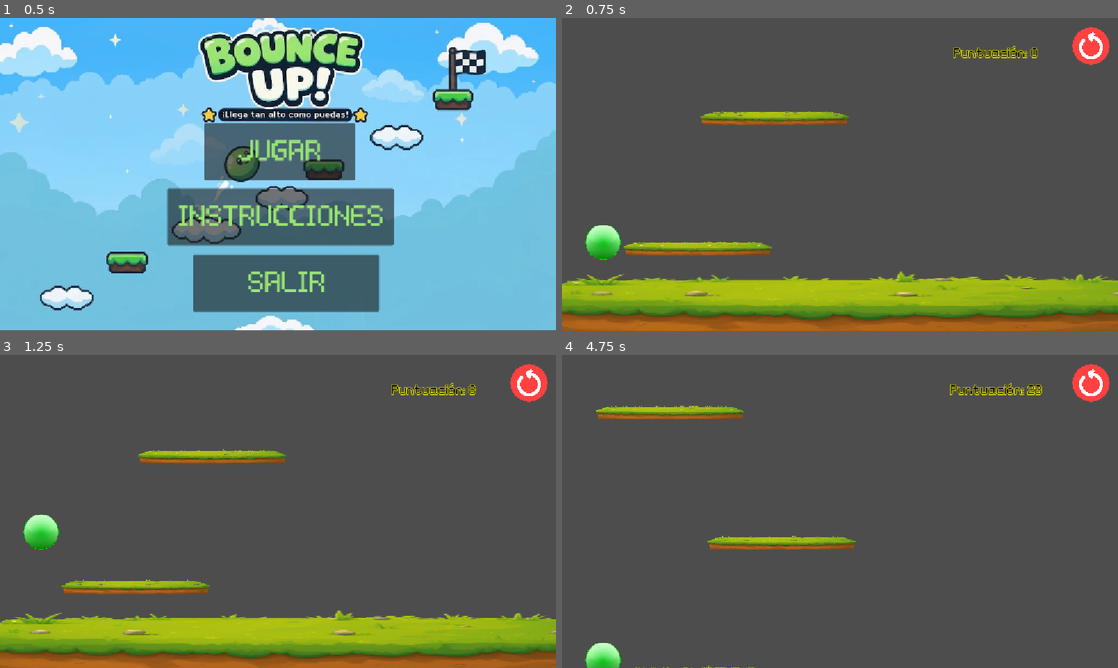
Above: before the commit, frames 1-4 (two rows, left to right).
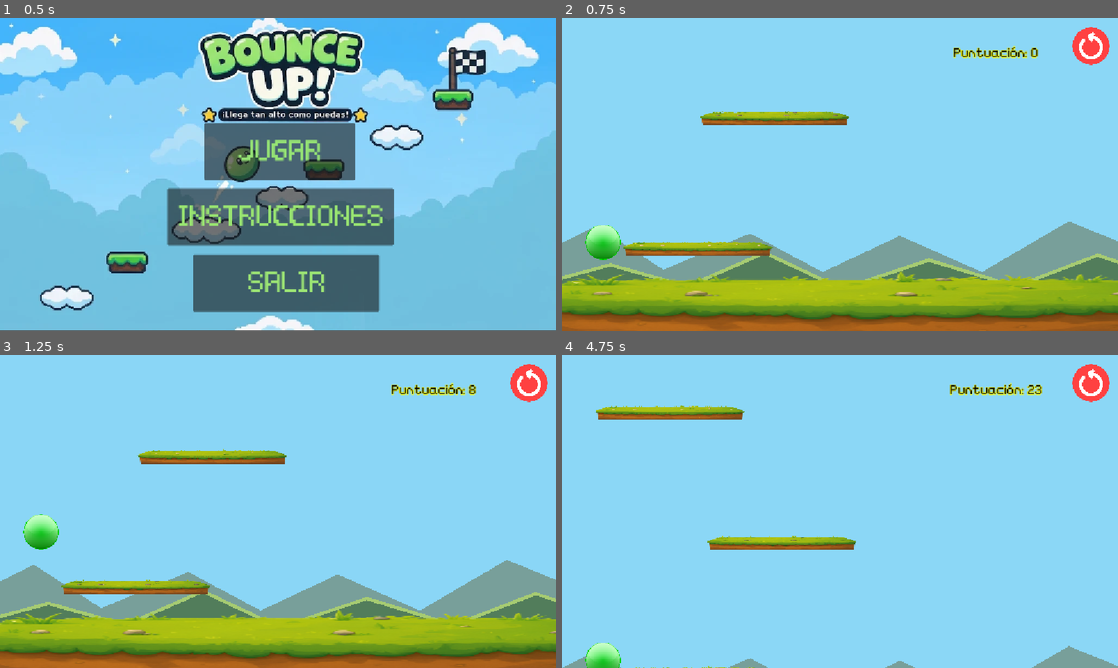
Above: after the commit, the same moments.

Repository: Miranda-511/Bounce-Up-
Game: Godot game, scene res://escenas/menu.tscn
Same seed, same stepped clock (60 frames per second), same inputs: the game is played once before the commit and once after it.
Inputs (mouse positions are in pixels of both pictures, inside the frame that each line leads up to):
- Up to frame 1 (0.5 s): no input
- Up to frame 2 (0.75 s): click "JUGAR" at 0.5 s
- Up to frame 3 (1.25 s): no input
- Up to frame 4 (4.75 s): click (1090, 383) at 1.25 s; click (1090, 383) at 2 s; click (1090, 383) at 2.75 s

Frame 1 is identical in both runs. In frame 2, 80% of the frame differs, in the area x 0-100%, y 0-85%; in frame 3, 80%; in frame 4, 97%, in the area x 0-100%, y 0-100%.
Error before the commit: Parse Error: Preload file "res://assets/red_flag.webp" does not exist. (res://escenas/background.tscn::GDScript_esbpa:6)

Commit message:
corrección de error debido a la ausencia del asset de la bandera

Diff:
--- a/escenas/background.tscn
+++ b/escenas/background.tscn
@@ -1,6 +1,4 @@
 [gd_scene format=3 uid="uid://bdaevce65k24h"]
-
-[ext_resource type="Texture2D" path="res://assets/red-flag-warning-symbol-red-flag-emoji-red-flags-in-relationships-png.webp" id="1_2gjhw"]
 
 [sub_resource type="GDScript" id="GDScript_esbpa"]
 resource_name = "bg"
@@ -9,7 +7,6 @@
 
 # TEXTURAS
 const CLOUD_TEXTURE = preload(\"res://assets/cloud.webp\")
-const FLAG_TEXTURE = preload(\"res://assets/red_flag.webp\")
 
 # NUBES
 const CLOUD_AHEAD = 1200.0
@@ -92,7 +89,6 @@
 	create_sky()
 	create_world_layers()
 	create_mountains()
-	create_flag()
 
 	# NUBES: EMPEZAR LEJOS DEL SUELO
 	next_cloud_y = start_y - CLOUDS_START_HEIGHT
@@ -727,29 +723,6 @@
 
 
 # ==================================
-# BANDERITA
-# ==================================
-
-func create_flag():
-
-	var flag = Sprite2D.new()
-
-	flag.name = \"goal_flag\"
-	flag.texture = FLAG_TEXTURE
-
-	flag.position = Vector2(613.0, -2040.0)
-
-	flag.scale = Vector2(
-		0.6228571,
-		0.6614286
-	)
-
-	flag.z_index = 4
-
-	add_child(flag)
-
-
-# ==================================
 # LIMPIEZA
 # ==================================
 
@@ -778,11 +751,3 @@
 
 [node name="background" type="Node2D" unique_id=33009793]
 script = SubResource("GDScript_esbpa")
-
-[node name="CanvasLayer2" type="CanvasLayer" parent="." unique_id=194765966]
-
-[node name="goal_flag_250" type="Sprite2D" parent="CanvasLayer2" unique_id=1206912782]
-top_level = true
-position = Vector2(613, -2040)
-scale = Vector2(0.6228571, 0.6614286)
-texture = ExtResource("1_2gjhw")
--- a/escenas/menu.tscn
+++ b/escenas/menu.tscn
@@ -5,22 +5,41 @@
 
 [sub_resource type="GDScript" id="GDScript_pv7or"]
 resource_name = "title screen"
-script/source = "extends Control
+script/source = "
+extends Control
 
-@onready var play = $play
-@onready var instructions = $instructions
-@onready var quit = $quit
+@onready var play = get_node_or_null(\"play\")
+@onready var instructions = get_node_or_null(\"instructions\")
+@onready var quit = get_node_or_null(\"quit\")
+
 
 func _ready():
-	play.pressed.connect(_on_play_pressed)
-	instructions.pressed.connect(_on_instructions_pressed)
-	quit.pressed.connect(_on_quit_pressed)
+	if play:
+		play.pressed.connect(_on_play_pressed)
+	else:
+		push_warning(\"No se encontró el botón play.\")
+
+	if instructions:
+		instructions.pressed.connect(_on_instructions_pressed)
+	else:
+		push_warning(\"No se encontró el botón instructions.\")
+
+	if quit:
+		quit.pressed.connect(_on_quit_pressed)
+	else:
+		push_warning(\"No se encontró el botón quit.\")
+
 
 func _on_play_pressed():
 	get_tree().change_scene_to_file(\"res://escenas/main.tscn\")
 
+
 func _on_instructions_pressed():
-	get_tree().change_scene_to_file(\"res://escenas/instructions.tscn\")
+	if ResourceLoader.exists(\"res://escenas/instructions.tscn\"):
+		get_tree().change_scene_to_file(\"res://escenas/instructions.tscn\")
+	else:
+		push_warning(\"No existe la escena de instrucciones.\")
+
 
 func _on_quit_pressed():
 	get_tree().quit()
